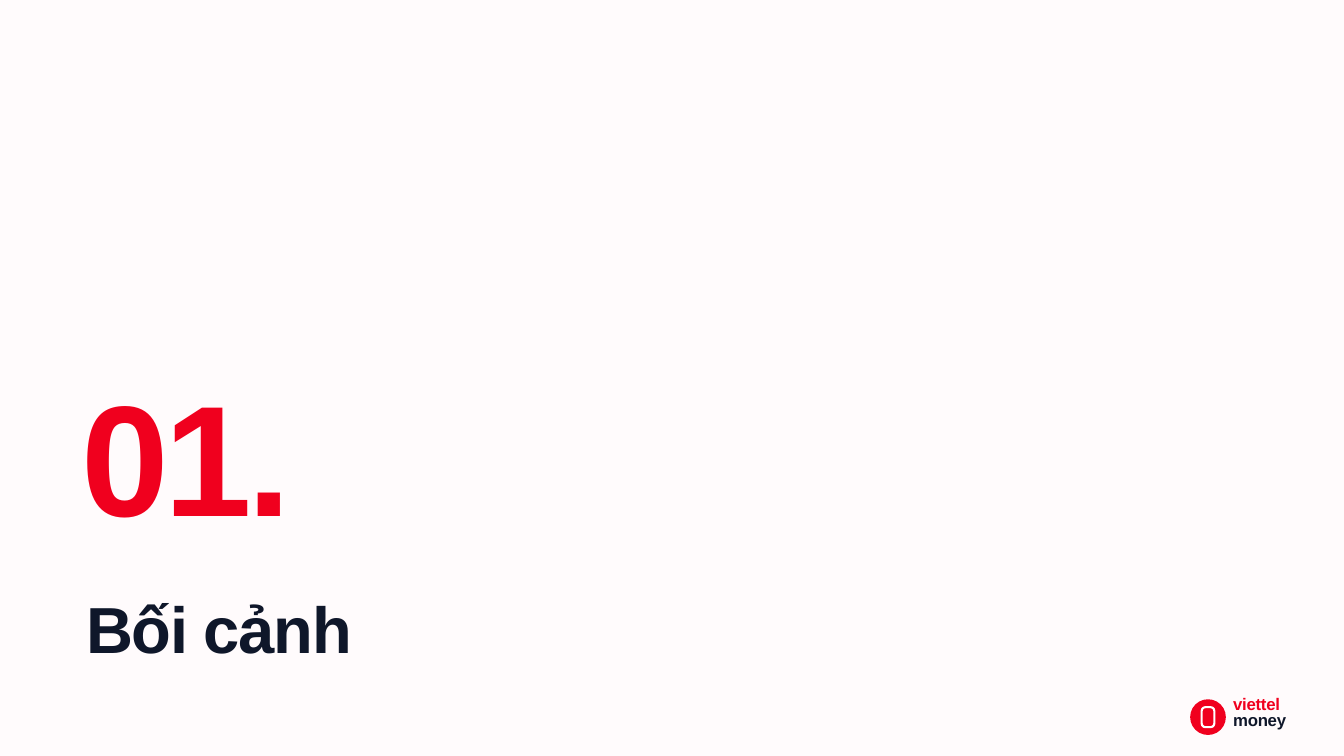
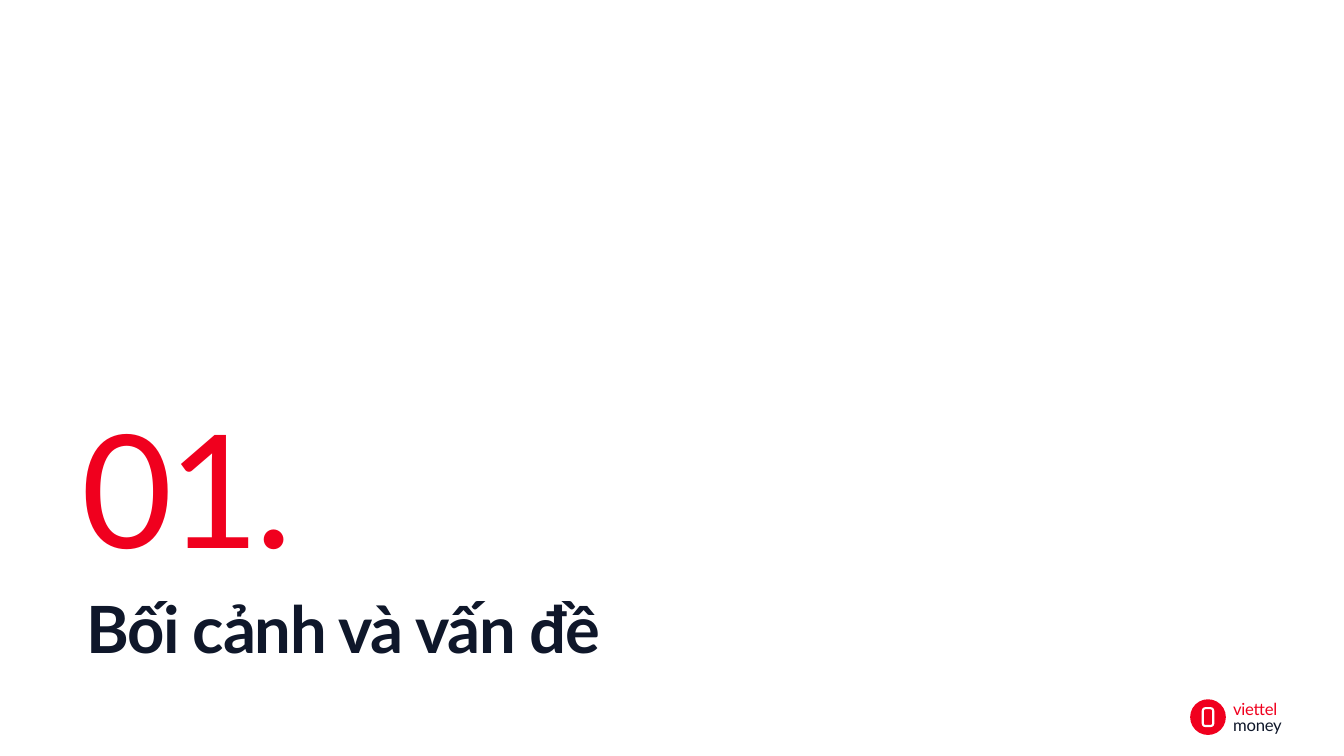
Before and after one commit to hnhuy2403/merchant_new, a slide deck: slide 3 of _bmad-output/planning-artifacts/to-trinh-merchant-the-he-moi-slides.pptx. Drawn at 1344x756 pixels with LibreOffice and Linux fonts; fonts in the diff are those of the drawing; background and template pictures are left out. Boxes give left, top, right and bottom in pixels: in the first picture for what was removed or moved away, otherwise in the second. Text is boxed around its words. In the diff, an @@ line names an element or a change of style, - is before the commit and + after.

```diff
--- a/_bmad-output/planning-artifacts/to-trinh-merchant-the-he-moi-slides.pptx
+++ b/_bmad-output/planning-artifacts/to-trinh-merchant-the-he-moi-slides.pptx
@@ text "01." moved from (x1=82, y1=406, x2=291, y2=518) to (x1=82, y1=434, x2=292, y2=550) @@
@@ text "01." at (x1=82, y1=434, x2=292, y2=550): font Arial to Lato, bold off; line spacing 112.5pt to 1; vertical alignment top to middle @@
@@ text "Bối cảnh và vấn đề" at (x1=86, y1=601, x2=599, y2=654): vertical alignment top to middle @@
@@ text at (x1=86, y1=601, x2=599, y2=654): text changed; font Arial to Lato @@
-Bối cảnh
+Bối cảnh và vấn đề
@@ rounded rectangle at (x1=1203, y1=709, x2=1213, y2=727): proportions changed @@
@@ text "money" at (x1=1233, y1=722, x2=1281, y2=734): size 12 to 11.9 pt, font Arial to Lato, bold off; line spacing 11pt to 1; vertical alignment top to middle @@
@@ text "viettel" at (x1=1233, y1=702, x2=1277, y2=715): size 12 to 11.9 pt, font Arial to Lato, bold off; line spacing 11pt to 1; vertical alignment top to middle @@
```
Also in this commit, not shown: 16 other slides changed, 14 slides added, 11 slides removed, 3 other files.
